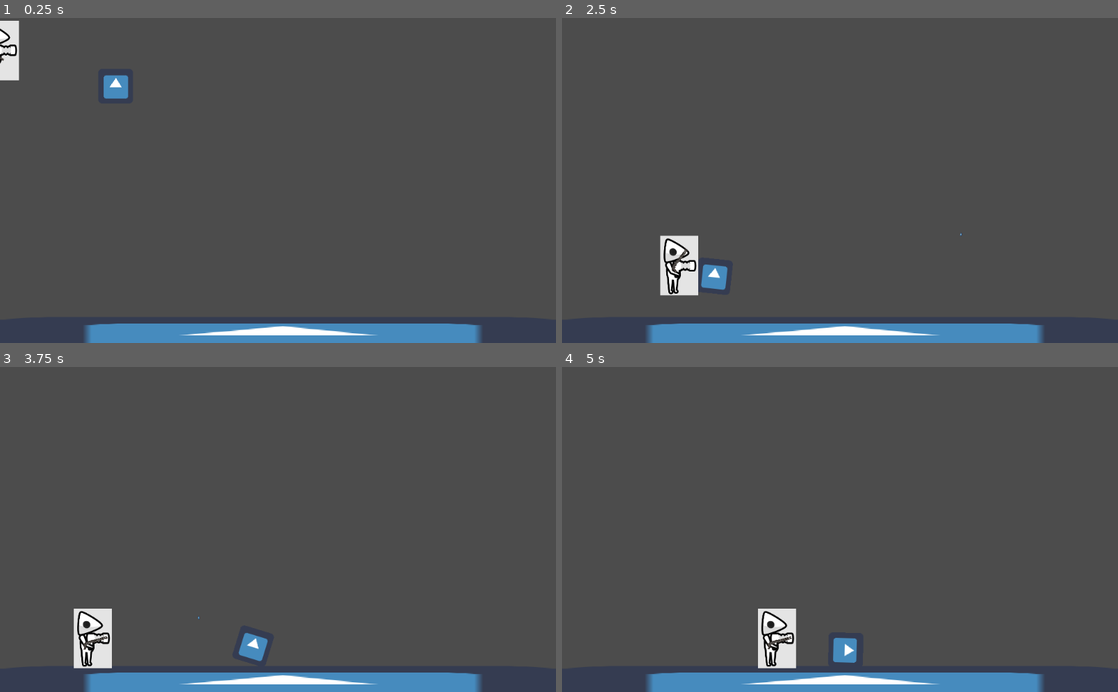
Above: before the commit, frames 1-4 (two rows, left to right).
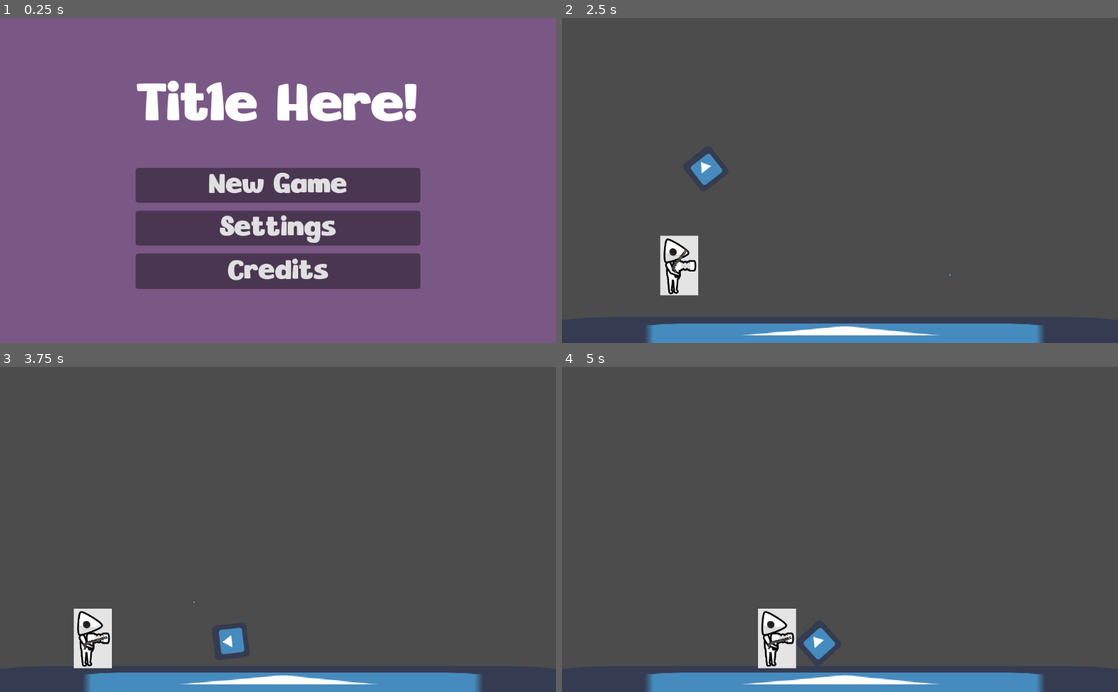
Above: after the commit, the same moments.

Repository: Addcrypto/Bit-Cookie
Game: Godot game, scene res://mainMenu.tscn
Same seed, same stepped clock (60 frames per second), same inputs: the game is played once before the commit and once after it. Before the commit the project starts from res://dummyImport.tscn. The engine's default icon, where the game draws it, is replaced by a stand-in: a white triangle on a blue panel in a dark square.
Inputs (mouse positions are in pixels of both pictures, inside the frame that each line leads up to):
- Up to frame 1 (0.25 s): no input
- Up to frame 2 (2.5 s): click (840, 187) at 0.5 s, where only the run after the commit has a clickable "New Game"; move the mouse to (962, 164) at 1.27 s; hold D (right_movement) from 1.28 s (still down); click (962, 164) at 1.35 s; tap Space (jump_movement) at 1.52, 2.27 s; move the mouse to (728, 196) at 2.02 s; click (728, 196) at 2.1 s
- Up to frame 3 (3.75 s): move the mouse to (333, 458) at 2.77 s; release D (right_movement) at 2.78 s; hold A (left_movement) 2.78-3.53 s; click (333, 458) at 2.85 s; move the mouse to (250, 594) at 3.52 s; hold D (right_movement) from 3.53 s (still down); click (250, 594) at 3.6 s
- Up to frame 4 (5 s): keep holding D (right_movement); tap Space (jump_movement) at 3.77, 4.52 s; move the mouse to (1006, 578) at 4.27 s; click (1006, 578) at 4.35 s

The runs differ from the first frame. In frame 1, 86% of the frame differs, in the area x 0-100%, y 0-100%; in frame 2, 0.7%; in frame 3, 0.6%; in frame 4, 0.6%.

Commit message:
MainMenu
Starting point set to main menu

Diff:
--- a/Main.gd
+++ b/Main.gd
@@ -7,4 +7,4 @@
 
 
 func _on_newGameButton_pressed():
-  get_tree().change_scene("res://world.tscn")
+  get_tree().change_scene("res://dummyImport.tscn")
--- a/project.godot
+++ b/project.godot
@@ -10,7 +10,7 @@
 
 [application]
 
-run/main_scene="res://dummyImport.tscn"
+run/main_scene="res://mainMenu.tscn"
 config/icon="res://icon.png"
 <<<<<<<Updatedupstreamrun/main_scene="res://dummyImport.tscn"
 
--- /dev/null
+++ b/world.tscn
@@ -0,0 +1,12 @@
+[gd_scene format=2]
+
+[node name="world" type="Node2D"]
+
+[node name="Label" type="Label" parent="."]
+margin_left = 432.0
+margin_top = 256.0
+margin_right = 576.0
+margin_bottom = 344.0
+text = "world"
+align = 1
+valign = 1
